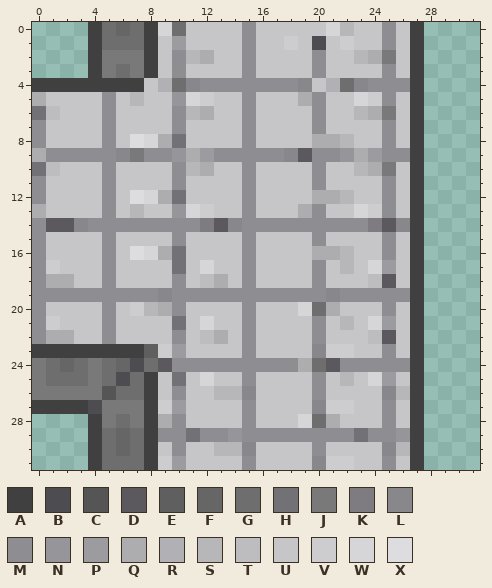
A pixel-art sprite gets an edit: Images/FloorTile/wallv2-H.png. The picture above is the old version.
The file is 32x32 pixels. Colours within 5 levels of each other are drawn and written as one.
Palette (. is transparent): A #404040  B #4d4c51  C #555555  D #5b595e  E #5f5f5f  F #666666  G #6e6e6e  H #727176  J #797979  K #7e7c81  L #88878c  M #8e8d92  N #96959a  P #9c9ba0  Q #adacae  R #b1b0b5  S #b7b7b9  T #bdbcbe  U #c6c6c8  V #cdcdcf  W #d6d5d8  X #dddcdf
Pixels before, first column x 0:
 0 ....AGFGAWGUUUUMUUUUUWSUUMUA
 1 ....AGGGAUPUUUUMUUVUBUVUUMUA
 2 ....AJJJAUMSQUUMUUUUMUUSQJUA
 3 ....AJGJAUMUUUUMUUUUMUUUUMUA
 4 AAAAAAAAURGLMMMMMMMLURGLMMMA
 5 QUUUUMUSUUNWVUUMUUUQMUUWVMUA
 6 HTUUUMUUUUMSQUUMUUUUMUUSQJUA
 7 MUUUUMUUUUMUUUUMUUUUMUUUUMUA
 8 MUUUUMUXWQHUUUUMUUUUQQSUUMUA
 9 QMMMMMLJMMNQPMMMMMLDMMNQPMMA
10 HTUUUMUUUUMSQUUMUUUUMUUSQJUA
11 MUUUUMUUUUMUUUUMUUUUMUUUUMUA
12 MUUUUMUXWQHUUUUMUUUUQQSUUMUA
13 QUUUUMUSUUNWVUUMUUUQMUUWVMUA
14 MDDLMMMMMMMMKDLMMMMMMMMMKDLA
15 MUUUUMUUUUMUUUUMUUUUMUUUUMUA
16 MUUUUMUXWQHUUUUMUUUUQQSUUMUA
17 MVUUUMUUUUHUWUUMUUUUMUSUWPUA
18 MQQUUMUUUUMUTQUMUUUUMUUUTDUA
19 MMMMMMMMMLMMMMMMMMMMMLMMMMMA
20 MUUUUMUVSQMUUUUMUUUWGQUUUMUA
21 MVUUUMUUUUHUWUUMUUUUMUSUWPUA
22 MQQUUMUUUUMUTQUMUUUUMUUUTDUA
23 AAAAAAAAEVPUUUUMUUUULVVUUMUA
24 JGFGJGFBGDMMMMMMMMMQGDMMMMMA
25 JGGGJGBGAUHUWUUMUUUUMUSUWPUA
26 JJJJJCGGAUMUUSSLUUUUMUUUULSA
27 AAAABJJJAVPUUUUMUUUULVVUUMUA
28 ....AJGJAQMUUUUMUUUWGQUUUMUA
29 ....AGFGAMMHMMNMMMMMMMMHMMNA
30 ....AGFGAUMUUSSLUUUUMUUUULSA
31 ....AGGGAVPUUUUMUUUULVVUUMUA
The result:
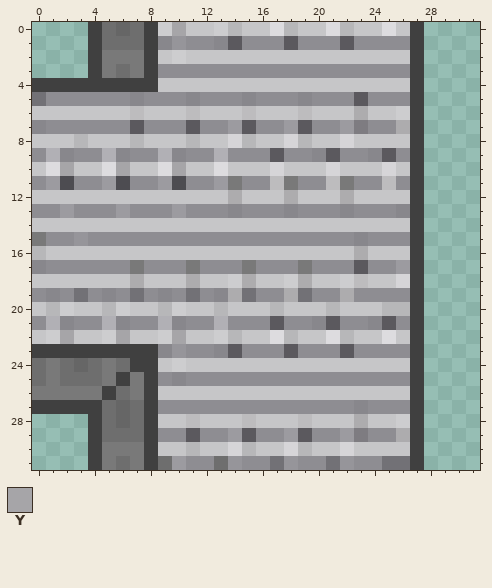
Colours new in this view: Y #a6a5a8
The edit:
Changed rows in their new state; - is an unchanged pixel.
first column x 0:
 0 ---------VY--VSU-XS--X---X-
 1 ---------LNMMLD-MMDMMMDMM-M
 2 ----------VUU--U----U--UUU-
 3 ---------M-MMMM-MMMM-MMMM-M
 4 --------AUUUUUUUUUUU-UUUUUU
 5 HMMMM-MLMMMLMMMLMMML-MMDM-M
 6 UU---U-T--UTU--T---TU--QUUV
 7 LMMMM-MDMM-DMMPDMMPD-MPKM-Q
 8 U--S-U-SUUUS--WS--WSUUW--U-
 9 MRL--R-M-RLMMR---DMMLDMMLD-
10 UXY--XY--XYUUX-U-W--UW-UUW-
11 -PBMMPBMMPBMMPJ-MTJM-TJMMTM
12 U----U-UUUU---QU--Q-UUQ--U-
13 MMPMM-PMMMPMMML-MMLM-MLMM-L
14 UUUUUUUUUUUUUUUUUUUUUUUUUUU
15 JMMNM-MMMM-MMMM-MMMM-MMLM-M
16 S----U-UUUU----U----UUUQ-U-
17 LMMMM-MJMMMJMMMJMMMJ-MMDMMP
18 UUU--U-Q--UQUUVQ--VQU-VTUUW
19 -L-H-L-H---H-LQH--QH-MQ----
20 USV--SVUUSV--S-U-S-UUS---SS
21 -RLMMRLMMRLMMRM-MDMMLDMMLDM
22 UVY--VY--VY-UVSU-XS-UXS-UX-
23 --------ALNMMLD-MMDMMMDMM-M
24 GJGFGJGAAUVUUUUUUUUUUUUUUUU
25 GJ--GJAJ-MLMMMM-MMMM-MMMMMM
26 -----A-J--U--UUU----U----UU
27 ----AGFG-MMMMMM-MMMMMMMLM-M
28 -----GFG-UUT---T---TUU-Q-UV
29 ------G----D--PD--PD--PK--Q
30 -----JJJ--US-UWS--WSU-W--UU
31 -----J-J-G-MMGN-MHNMMHNMMHH
